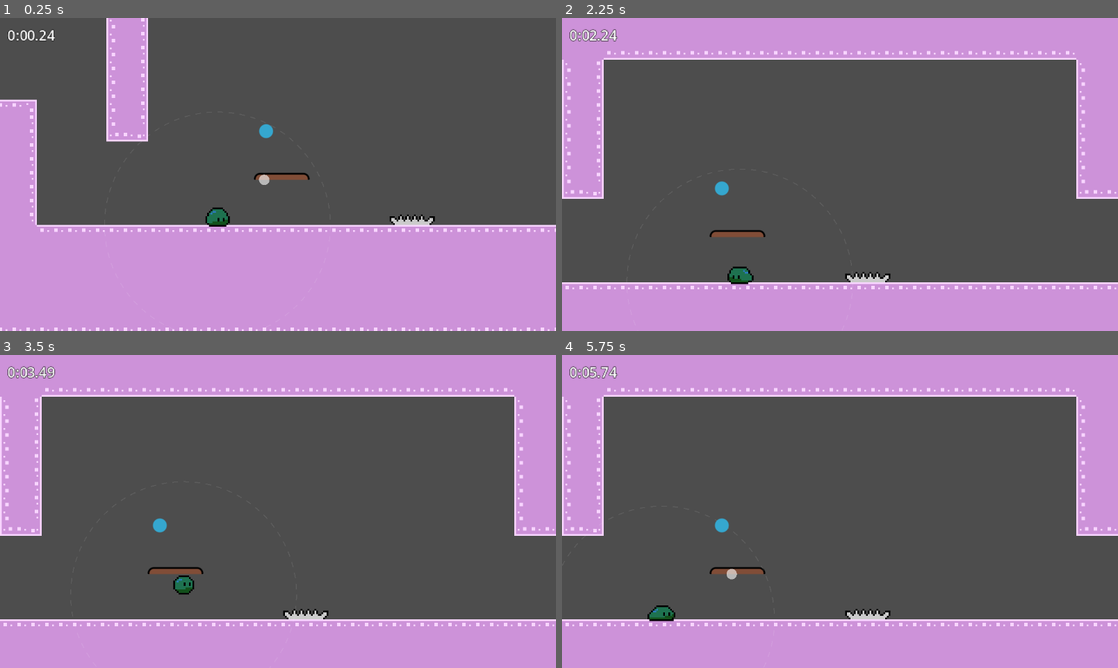
Above: before the commit, frames 1-4 (two rows, left to right).
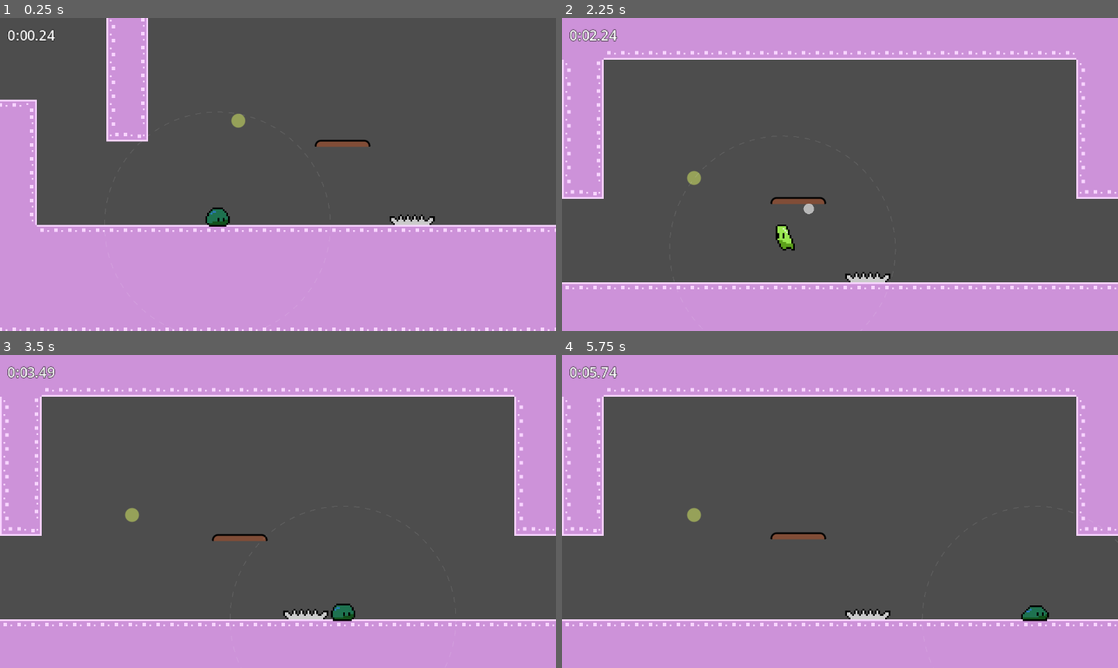
Above: after the commit, the same moments.

Repository: jordanguyent/slick_slime
Game: Godot game, scene res://scenes/levels/level_1.tscn
Same seed, same stepped clock (60 frames per second), same inputs: the game is played once before the commit and once after it.
Inputs (mouse positions are in pixels of both pictures, inside the frame that each line leads up to):
- Up to frame 1 (0.25 s): no input
- Up to frame 2 (2.25 s): move the mouse to (962, 158) at 0.52 s; hold D (player_right) 0.53-2.03 s; click (962, 158) at 0.6 s; tap Space (player_jump) at 0.77, 1.52 s; move the mouse to (728, 190) at 1.27 s; click (728, 190) at 1.35 s; move the mouse to (895, 105) at 2.02 s; hold A (player_left) from 2.03 s (still down); click (895, 105) at 2.1 s
- Up to frame 3 (3.5 s): move the mouse to (250, 574) at 2.77 s; release A (player_left) at 2.78 s; hold D (player_right) from 2.78 s (still down); click (250, 574) at 2.85 s; tap Space (player_jump) at 3.02 s
- Up to frame 4 (5.75 s): move the mouse to (1006, 558) at 3.52 s; click (1006, 558) at 3.6 s; tap Space (player_jump) at 3.77, 4.52 s; move the mouse to (673, 464) at 4.27 s; release D (player_right) at 4.28 s; hold A (player_left) 4.28-5.03 s; click (673, 464) at 4.35 s; move the mouse to (867, 511) at 5.02 s; hold D (player_right) from 5.03 s (still down); click (867, 511) at 5.1 s

The runs differ from the first frame. In frame 1, 0.7% of the frame differs, in the area x 41-67%, y 30-54%; in frame 2, 1.1%, in the area x 22-48%, y 48-86%; in frame 3, 1.0%; in frame 4, 1.1%.

Commit message:
Add Grapple point

Diff:
--- a/entities/collectables/slime_orb.tscn
+++ b/entities/collectables/slime_orb.tscn
@@ -4,4 +4,8 @@
 [ext_resource type="Script" uid="uid://dayugxgervp85" path="res://entities/collectables/slime_orb.gd" id="2_5aeon"]
 
 [node name="SlimeOrb" unique_id=1049932531 instance=ExtResource("1_1ydow")]
+position = Vector2(4, 4)
 script = ExtResource("2_5aeon")
+
+[node name="Panel" parent="." index="1" unique_id=1782801153]
+metadata/_edit_use_anchors_ = true
--- /dev/null
+++ b/entities/grapple_point/grapple_point.tscn
@@ -0,0 +1,24 @@
+[gd_scene format=3 uid="uid://driwrjbetket4"]
+
+[sub_resource type="StyleBoxFlat" id="StyleBoxFlat_hkfyt"]
+bg_color = Color(0.58699995, 0.630628, 0.35062137, 1)
+corner_radius_top_left = 4
+corner_radius_top_right = 4
+corner_radius_bottom_right = 4
+corner_radius_bottom_left = 4
+
+[sub_resource type="CircleShape2D" id="CircleShape2D_mxg5i"]
+radius = 4.0
+
+[node name="GrapplePoint" type="StaticBody2D" unique_id=2054332074]
+collision_layer = 256
+collision_mask = 0
+
+[node name="Panel" type="Panel" parent="." unique_id=380967448]
+offset_right = 8.0
+offset_bottom = 8.0
+theme_override_styles/panel = SubResource("StyleBoxFlat_hkfyt")
+
+[node name="CollisionShape2D" type="CollisionShape2D" parent="." unique_id=1572531224]
+position = Vector2(4, 4)
+shape = SubResource("CircleShape2D_mxg5i")
--- a/entities/player/player.gd
+++ b/entities/player/player.gd
@@ -63,6 +63,8 @@
 		tile_map = value
 		last_tile_pos = Vector2i(-1, -1)
 
+var cone_distance: float = 10
+
 func _ready() -> void:
 	Game.collected.connect(_collectable_retrieved)
 	collision_shape_original_size = collision_shape.shape.size
@@ -157,7 +159,7 @@
 	grapple_cast.force_raycast_update()
 
 	if grapple_cast.is_colliding():
-		preview_point = grapple_cast.get_collision_point()
+		preview_point = grapple_cast.get_collision_point().snapped(Vector2(1, 1))
 	else:
 		preview_point = null
 
--- a/entities/player/player.tscn
+++ b/entities/player/player.tscn
@@ -1386,6 +1386,7 @@
 
 [node name="GrappleCast" type="RayCast2D" parent="." unique_id=1169695462]
 position = Vector2(0, -4)
+collision_mask = 257
 
 [node name="AnimationPlayer" type="AnimationPlayer" parent="." unique_id=378594844]
 libraries/ = SubResource("AnimationLibrary_7thud")
--- a/project.godot
+++ b/project.godot
@@ -79,6 +79,7 @@
 2d_physics/layer_6="checkpoint"
 2d_physics/layer_7="camera"
 2d_physics/layer_8="platforms"
+2d_physics/layer_9="grapple_point"
 
 [physics]
 
--- a/scenes/levels/level_1.tscn
+++ b/scenes/levels/level_1.tscn
@@ -3,7 +3,6 @@
 [ext_resource type="Script" uid="uid://c0ql6m53vfvs7" path="res://scenes/levels/level_1.gd" id="1_bswci"]
 [ext_resource type="Script" uid="uid://ct3jipcs8t3es" path="res://scenes/levels/level_ui.gd" id="2_6761a"]
 [ext_resource type="PackedScene" uid="uid://cvwo3nqt4y2xn" path="res://scenes/levels/stages/start_stage.tscn" id="4_6761a"]
-[ext_resource type="PackedScene" uid="uid://dfvayth5v6wdw" path="res://entities/collectables/slime_orb.tscn" id="4_sk5k4"]
 [ext_resource type="PackedScene" uid="uid://basa8xgye5rjx" path="res://entities/player/player.tscn" id="4_x42e6"]
 [ext_resource type="PackedScene" uid="uid://cn2o8quj24wm7" path="res://entities/camera/main_camera.tscn" id="5_6761a"]
 [ext_resource type="PackedScene" uid="uid://xily4gv672gd" path="res://scenes/levels/stages/stage_1.tscn" id="7_oc4kc"]
@@ -55,6 +54,3 @@
 [node name="MainCamera" parent="." unique_id=1119294936 instance=ExtResource("5_6761a")]
 position = Vector2(160, 89)
 stage_group_path = NodePath("../StageGroup")
-
-[node name="SlimeOrb" parent="." unique_id=1049932531 instance=ExtResource("4_sk5k4")]
-position = Vector2(92, 98)
--- a/scenes/levels/stages/start_stage.tscn
+++ b/scenes/levels/stages/start_stage.tscn
@@ -3,6 +3,7 @@
 [ext_resource type="TileSet" uid="uid://1bdo48j17w3l" path="res://scenes/main_tile_set.tres" id="1_us5q6"]
 [ext_resource type="PackedScene" uid="uid://df8b37kcaqfdj" path="res://entities/checkpoint/checkpoint.tscn" id="2_k0d5o"]
 [ext_resource type="PackedScene" uid="uid://8sif2etjc5e" path="res://entities/platform/breakable_platform.tscn" id="3_kkaqd"]
+[ext_resource type="PackedScene" uid="uid://driwrjbetket4" path="res://entities/grapple_point/grapple_point.tscn" id="5_1tn6o"]
 
 [sub_resource type="RectangleShape2D" id="RectangleShape2D_kkaqd"]
 size = Vector2(32, 48)
@@ -32,7 +33,12 @@
 shape = SubResource("RectangleShape2D_kkaqd")
 
 [node name="BreakablePlatform" parent="." unique_id=928913913 instance=ExtResource("3_kkaqd")]
-position = Vector2(85, 121)
+position = Vector2(120, 102)
+
+[node name="GrappleGroup" type="Node2D" parent="." unique_id=184684103]
+
+[node name="GrapplePoint" parent="GrappleGroup" unique_id=2054332074 instance=ExtResource("5_1tn6o")]
+position = Vector2(72, 88)
 
 [editable path="Checkpoint"]
 [editable path="Checkpoint2"]
